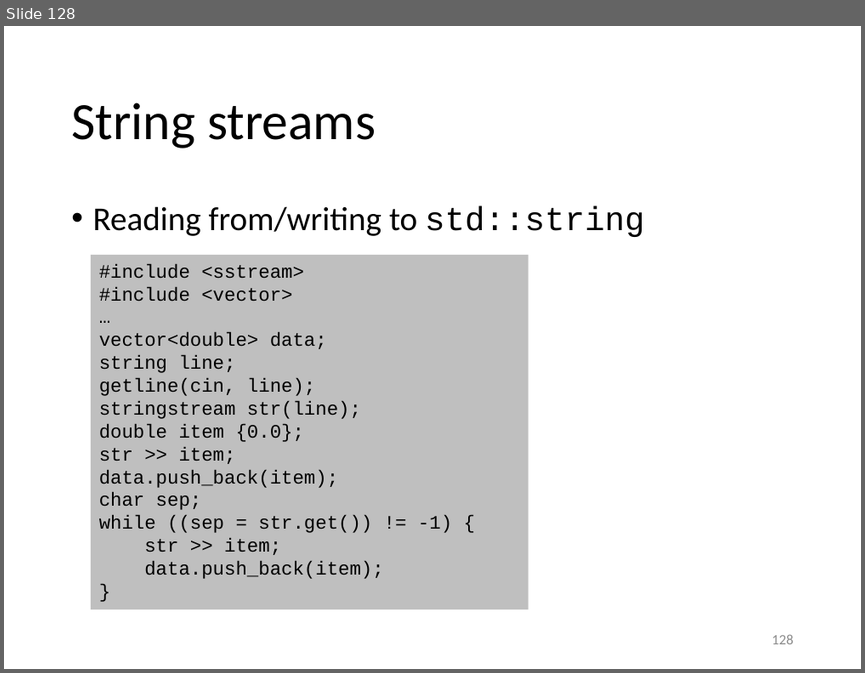
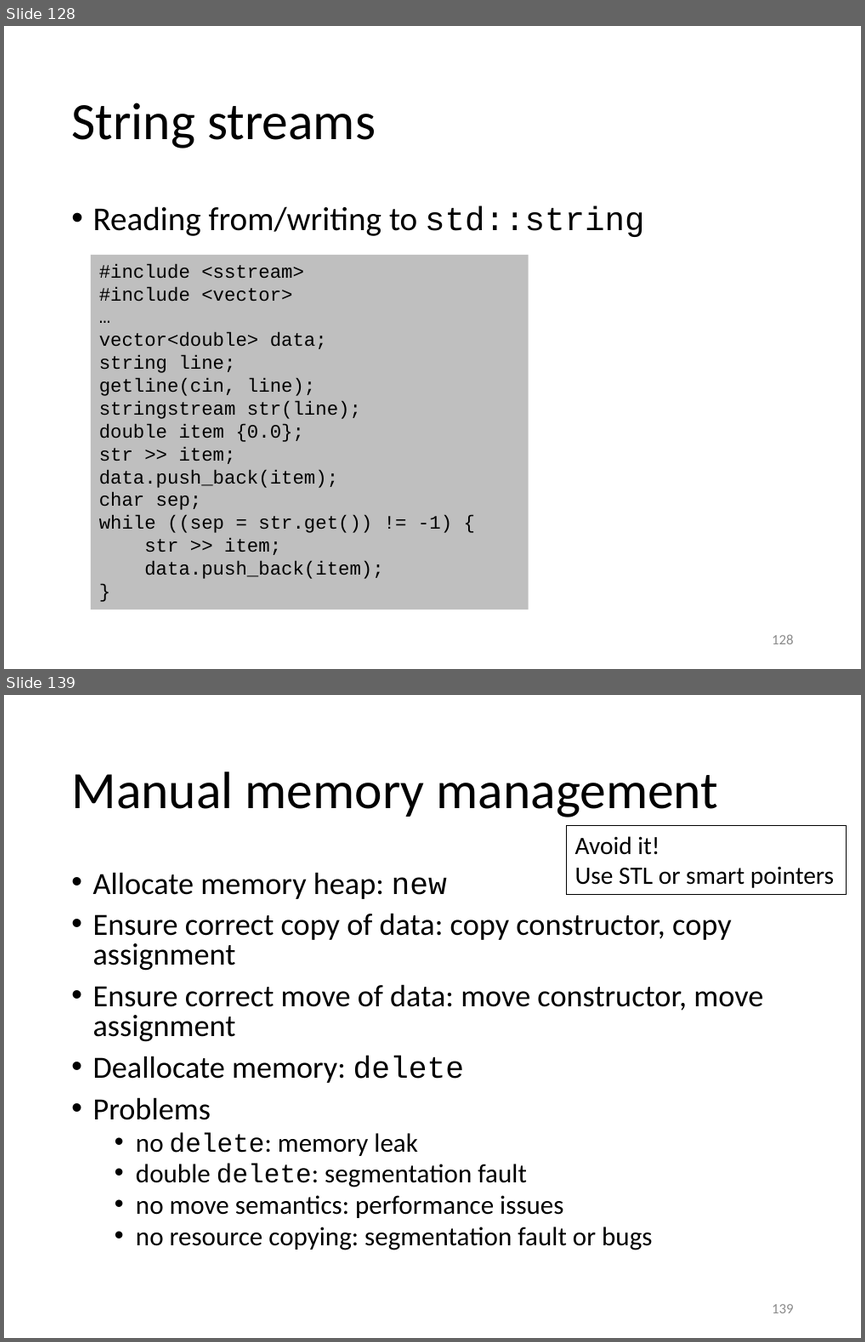
Before and after one commit to gjbex/Scientific-C-plus-plus, a slide deck: scientific_cpp.pptx. Shown one above the other, each under a label of ours: slide 128 before the commit, slides 128 and 139 after it; the slides between them are not shown. The pictures are 865x673 and 865x1342 pixels, drawn with LibreOffice and Linux fonts; fonts in the diff are those of the drawing. Boxes give left, top, right and bottom in pixels: in the first picture for what was removed or moved away, otherwise in the second. Text is boxed around its words. In the diff, an @@ line names an element or a change of style, - is before the commit and + after.

Commit message:
Add section on pointers

```diff
--- a/scientific_cpp.pptx
+++ b/scientific_cpp.pptx
@@ slide 139 added at (x1=4, y1=695, x2=861, y2=1338), background #FFFFFF @@
@@ title added at (x1=71, y1=771, x2=719, y2=817), 44 pt, text #000000 @@
+Manual memory management
@@ rectangle added at (x1=566, y1=825, x2=846, y2=895), outline #000000 0.75 pt, 21 pt, text #000000 @@
+Avoid it!
+Use STL or smart pointers
@@ text added at (x1=93, y1=872, x2=763, y2=1250), 25.9 pt, text #000000 @@
+• Allocate memory heap: new
+• Ensure correct copy of data: copy constructor, copy assignment
+• Ensure correct move of data: move constructor, move assignment
+• Deallocate memory: delete
+• Problems
+  • no delete: memory leak
+  • double delete: segmentation fault
+  • no move semantics: performance issues
+  • no resource copying: segmentation fault or bugs
@@ page number added at (x1=772, y1=1304, x2=794, y2=1313), 12 pt, text #8C8C8C @@
+139
```
Also in this commit, not shown: 12 other slides added.
